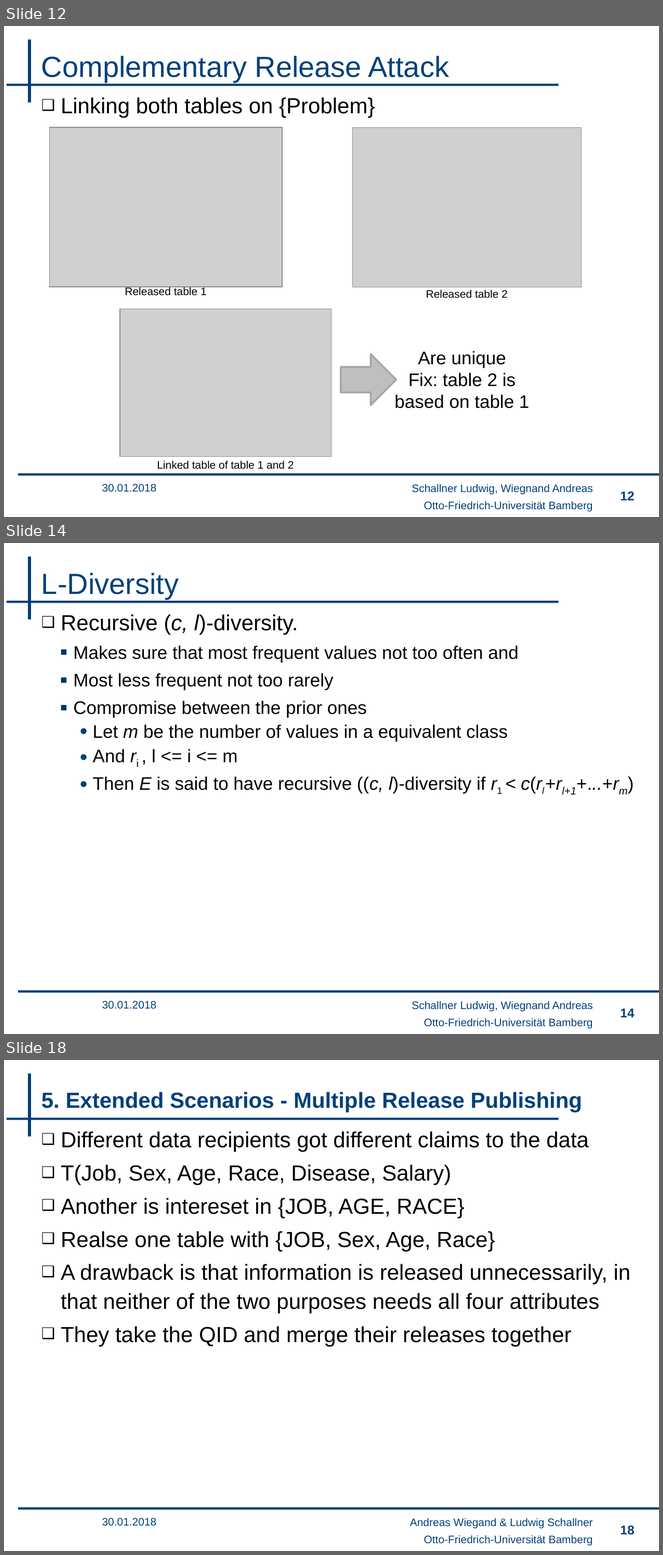
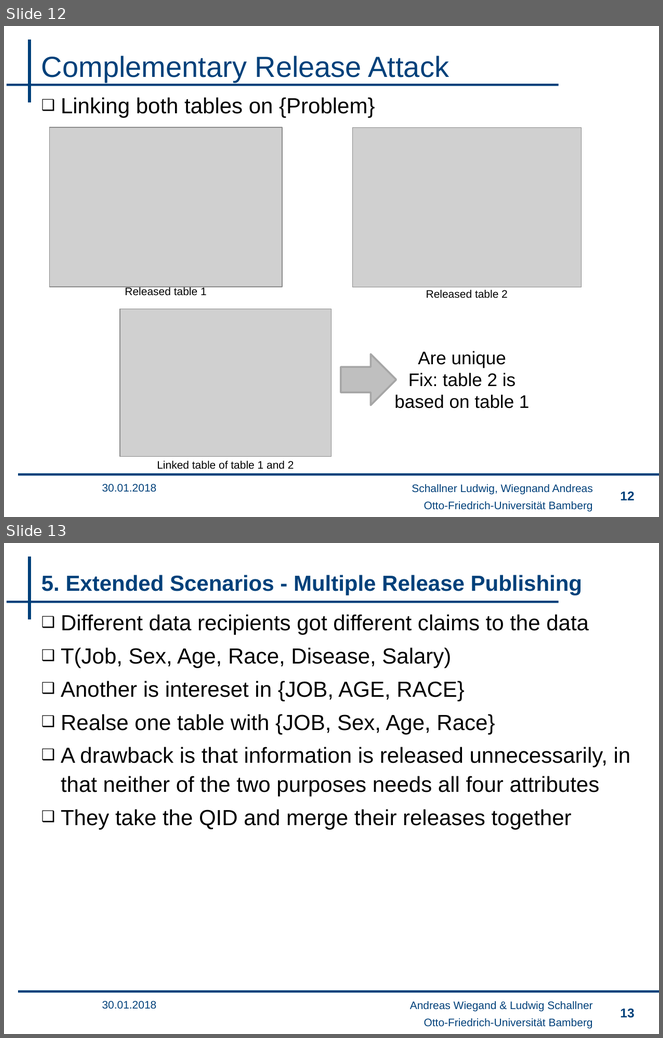
Before and after one commit to wsgan001/PSI-MSem, a slide deck: presentation/sicherheits_final_an.pptx. Shown one above the other, each under a label of ours: slides 12, 14 and 18 before the commit, slides 12 and 13 after it; the slides between them are not shown. The pictures are 663x1555 and 663x1038 pixels, drawn with LibreOffice and Linux fonts; fonts in the diff are those of the drawing; grey boxes stand for pictures; background and template pictures are left out. Boxes give left, top, right and bottom in pixels: in the first picture for what was removed or moved away, otherwise in the second. Text is boxed around its words. In the diff, an @@ line names an element or a change of style, - is before the commit and + after.

```diff
--- a/presentation/sicherheits_final_an.pptx
+++ b/presentation/sicherheits_final_an.pptx
@@ slide 14 removed at [4,543,659,1034], background #FFFFFF; not listed: 4 template elements that a slide beside it also shows @@
@@ title removed at [41,573,179,600] @@
-L-Diversity
@@ text removed at [61,614,577,795] @@
-❑ Recursive (c, l)-diversity.
-  ▪ Makes sure that most frequent values not too often and
-  ▪ Most less frequent not too rarely
-  ▪ Compromise between the prior ones
-    • Let m be the number of values in a equivalent class
-    • And ri , l <= i <= m
-    • Then E is said to have recursive ((c, l)-diversity if r1 < c(rl +rl+1+...+rm)
@@ text removed at [102,1001,157,1009] @@
-30.01.2018
@@ text removed at [412,1001,593,1012] @@
-Schallner Ludwig, Wiegnand Andreas
@@ page number removed at [620,1009,634,1018] @@
-14
@@ what was slide 18 is now slide 13 @@
@@ page number at [620,1009,634,1018]: text changed @@
-18
+13
```
Also in this commit, not shown: 4 other slides removed.
